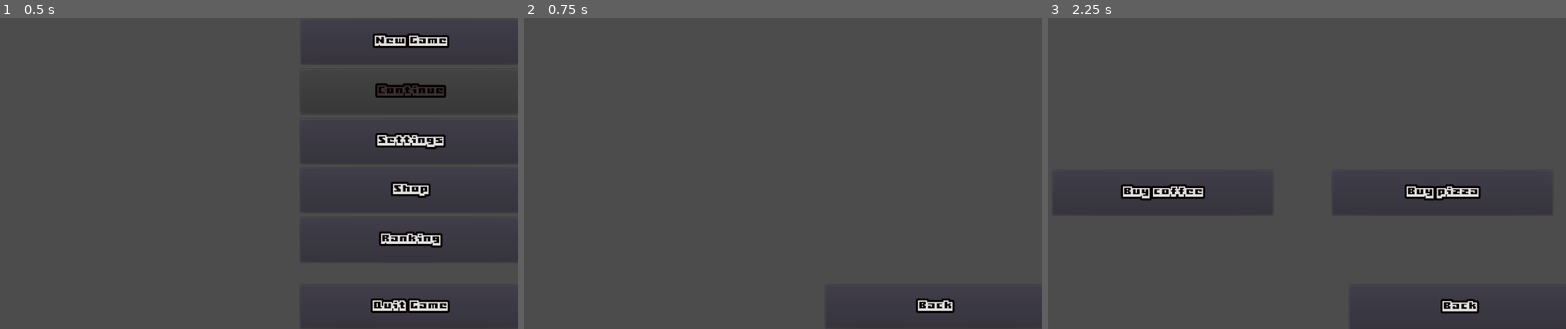
Above: before the commit, frames 1-3 (left to right).
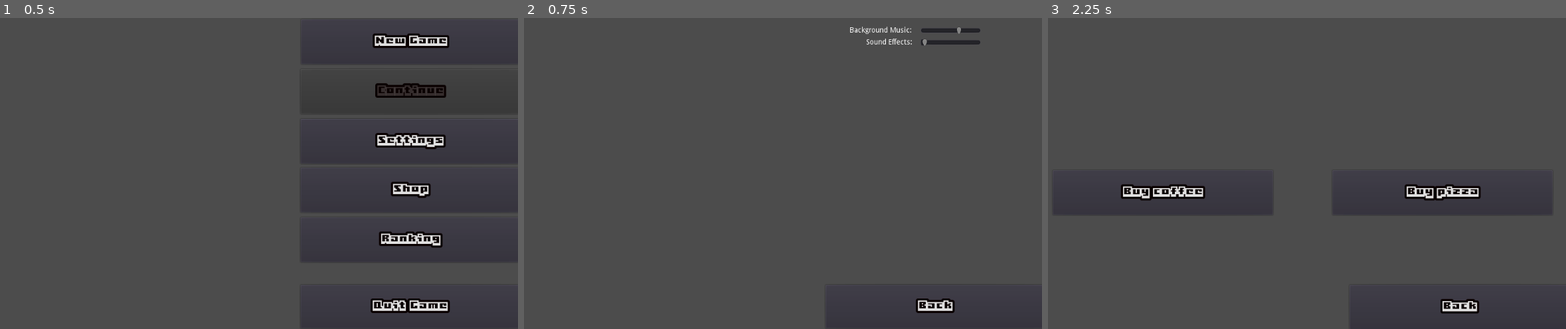
Above: after the commit, the same moments.

Repository: wvffle/finish-the-project
Game: Godot game, scene res://src/scenes/Game.tscn
Same seed, same stepped clock (60 frames per second), same inputs: the game is played once before the commit and once after it.
Inputs:
- Up to frame 1 (0.5 s): no input
- Up to frame 2 (0.75 s): click "Settings" at 0.5 s
- Up to frame 3 (2.25 s): click "Back" at 1.25 s; click "Shop" at 2 s

Frame 1 is identical in both runs. In frame 2, 0.5% of the frame differs, in the area x 62-89%, y 2-9%; in frame 3, nothing differs.

Commit message:
chore: merge pull request #41 in GPZ/finish-the-project from feature/GPZ-74 to master
Squashed commit of the following:

commit ba46cd027267f9ff5b78db0f9f57f34ac358d638
Author: patrycjarecko <patrycjarecko00@gmail.com>
Date:   Mon Nov 22 15:18:56 2021 +0100

    fix: delete useless line in backgroundMusicSlider,

commit 7cba59b263565b45dce83fe24031bbf932c6da99
Author: patrycjarecko <patrycjarecko00@gmail.com>
Date:   Mon Nov 22 15:11:04 2021 +0100

    feat: add logic for main theme volume slider

commit ac9ff0dea0c56eb5d6bc822935806b9ad1b3092c
Merge: ff5d9ea 7977b86
Author: patrycjarecko <patrycjarecko00@gmail.com>
Date:   Mon Nov 22 13:13:23 2021 +0100

    chore: merge origin

commit ff5d9eab9251e4289625daa97d486317563c0380
Author: patrycjarecko <patrycjarecko00@gmail.com>
Date:   Sun Nov 21 00:20:05 2021 +0100

    feat: add sound slider for background music

commit adbd6e6a05ab7aa56a6a8657448994d14b18c923
Author: patrycjarecko <patrycjarecko00@gmail.com>
Date:   Sun Nov 21 00:12:22 2021 +0100

    feat: add sound slider for sound effects

Diff:
--- a/project.godot
+++ b/project.godot
@@ -17,7 +17,8 @@
 [autoload]
 
 global="*res://src/scripts/global.gd"
-BackgroundMusic="*res://src/scenes/BackgroundSounds.tscn"
+sounds="*res://src/scripts/sounds.gd"
+BackgroundSounds="*res://src/scenes/BackgroundSounds.tscn"
 
 [input]
 
--- a/src/scenes/BackgroundSounds.tscn
+++ b/src/scenes/BackgroundSounds.tscn
@@ -1,17 +1,13 @@
-[gd_scene load_steps=5 format=2]
+[gd_scene load_steps=3 format=2]
 
 [ext_resource path="res://assets/music/theme_185bpm.wav" type="AudioStream" id=1]
-[ext_resource path="res://src/scripts/global.gd" type="Script" id=2]
 [ext_resource path="res://assets/music/button_sound.wav" type="AudioStream" id=3]
-[ext_resource path="res://src/scripts/backgroundsounds.gd" type="Script" id=4]
 
 [node name="Node2D" type="Node2D"]
-script = ExtResource( 4 )
 
-[node name="AudioStreamPlayer" type="AudioStreamPlayer" parent="."]
+[node name="MainTheme" type="AudioStreamPlayer" parent="."]
 stream = ExtResource( 1 )
 autoplay = true
 
 [node name="ButtonSound" type="AudioStreamPlayer" parent="."]
 stream = ExtResource( 3 )
-script = ExtResource( 2 )
--- a/src/scenes/Settings.tscn
+++ b/src/scenes/Settings.tscn
@@ -1,7 +1,8 @@
-[gd_scene load_steps=4 format=2]
+[gd_scene load_steps=5 format=2]
 
 [ext_resource path="res://assets/fonts/Boxy-Bold.ttf" type="DynamicFontData" id=1]
 [ext_resource path="res://src/scripts/ui/buttons/backMenuButton.gd" type="Script" id=2]
+[ext_resource path="res://src/scripts/ui/sliders/backgroundMusicSlider.gd" type="Script" id=3]
 
 [sub_resource type="DynamicFont" id=1]
 size = 20
@@ -30,5 +31,45 @@
 "_edit_use_anchors_": false
 }
 
+[node name="soundEffectsSlider" type="HSlider" parent="Control"]
+margin_left = 790.0
+margin_top = 30.0
+margin_right = 906.0
+margin_bottom = 65.0
+__meta__ = {
+"_edit_use_anchors_": false
+}
+
+[node name="soundEffectsText" type="Label" parent="Control"]
+margin_left = 685.0
+margin_top = 40.0
+margin_right = 774.0
+margin_bottom = 54.0
+text = "Sound Effects:"
+__meta__ = {
+"_edit_use_anchors_": false
+}
+
+[node name="backgroundMusicText" type="Label" parent="Control"]
+margin_left = 653.0
+margin_top = 17.0
+margin_right = 773.0
+margin_bottom = 31.0
+text = "Background Music:"
+
+[node name="backgroundMusicSlider" type="HSlider" parent="Control"]
+margin_left = 790.0
+margin_top = 10.0
+margin_right = 906.0
+margin_bottom = 39.0
+min_value = -20.0
+max_value = 10.0
+step = 0.05
+script = ExtResource( 3 )
+__meta__ = {
+"_edit_use_anchors_": false
+}
+
 [connection signal="mouse_entered" from="Control/backMenuButton" to="Control/backMenuButton" method="_on_Button_mouse_entered"]
 [connection signal="pressed" from="Control/backMenuButton" to="Control/backMenuButton" method="_on_backMenuButton_pressed"]
+[connection signal="value_changed" from="Control/backgroundMusicSlider" to="Control/backgroundMusicSlider" method="_on_backgroundMusicSlider_value_changed"]
--- a/src/scripts/backgroundsounds.gd
+++ /dev/null
@@ -1,8 +0,0 @@
-extends Node2D
-
-func playMusic():
-	if $AudioStreamPlayer.playing == false:
-		$AudioStreamPlayer.play()
-
-func playButtonSound():
-	$ButtonSound.play()
--- a/src/scripts/global.gd
+++ b/src/scripts/global.gd
@@ -17,6 +17,7 @@
 	'StageTester',
 	'StageDeveloper'
 ]
+
 
 func start_game():
 	lives = 3
@@ -65,8 +66,3 @@
 
 	# TODO: Remove
 	get_tree().change_scene("res://src/scenes/Game.tscn")
-
-
-
-func _process(delta):
-	global.get_node("/root/BackgroundMusic").playMusic()
--- /dev/null
+++ b/src/scripts/sounds.gd
@@ -0,0 +1,8 @@
+extends Node2D
+
+var mainTheme
+var button
+func _ready():
+	var node = global.get_node("/root/BackgroundSounds")
+	mainTheme = node.find_node("MainTheme")
+	button = node.find_node("ButtonSound")
--- a/src/scripts/ui/buttons/backButton.gd
+++ b/src/scripts/ui/buttons/backButton.gd
@@ -6,4 +6,4 @@
 
 
 func _on_Button_mouse_entered():
-	global.get_node("/root/BackgroundMusic").playButtonSound()
+	sounds.button.play()
--- a/src/scripts/ui/buttons/backMenuButton.gd
+++ b/src/scripts/ui/buttons/backMenuButton.gd
@@ -5,4 +5,4 @@
 	get_tree().change_scene("res://src/scenes/Game.tscn")
 
 func _on_Button_mouse_entered():
-	global.get_node("/root/BackgroundMusic").playButtonSound()
+	sounds.button.play()
--- a/src/scripts/ui/scenes/Game.gd
+++ b/src/scripts/ui/scenes/Game.gd
@@ -1,7 +1,7 @@
 extends Node2D
 
 func _on_Button_mouse_entered():
-	global.get_node("/root/BackgroundMusic").playButtonSound()
+	sounds.button.play()
 
 
 func _on_newGameButton_pressed():
--- /dev/null
+++ b/src/scripts/ui/sliders/backgroundMusicSlider.gd
@@ -0,0 +1,7 @@
+extends HSlider
+
+func _ready():
+	value = sounds.mainTheme.get_volume_db()
+
+func _on_backgroundMusicSlider_value_changed(value):
+	sounds.mainTheme.set_volume_db(value)
